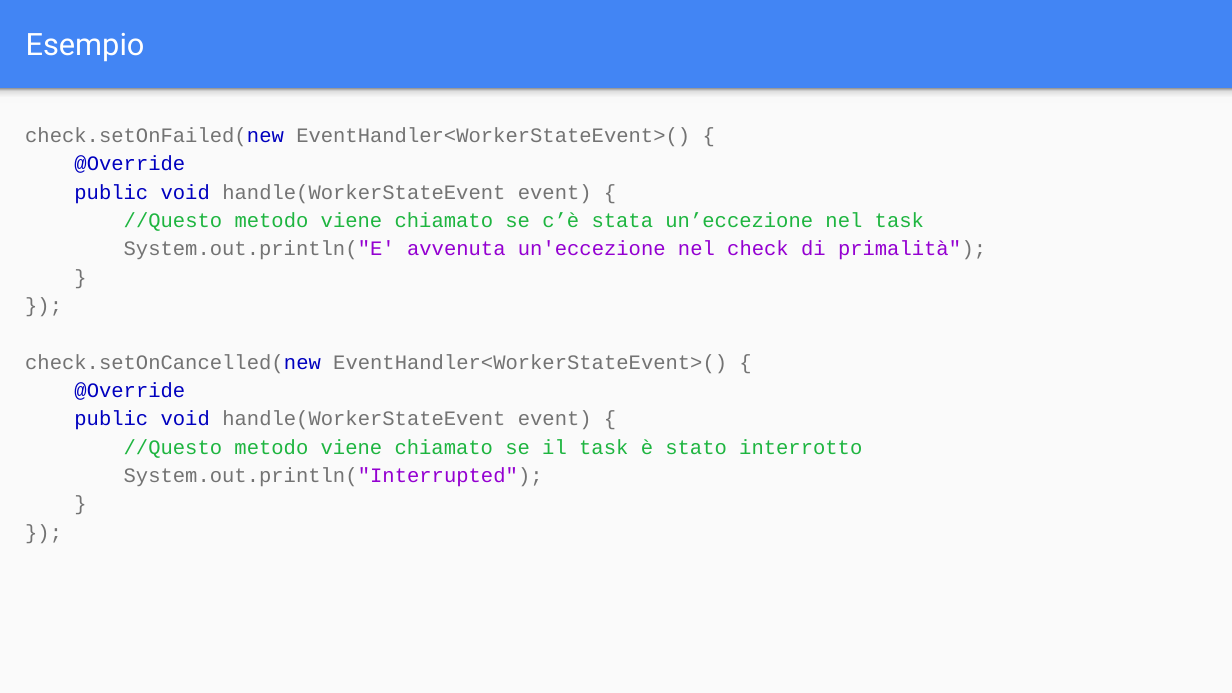
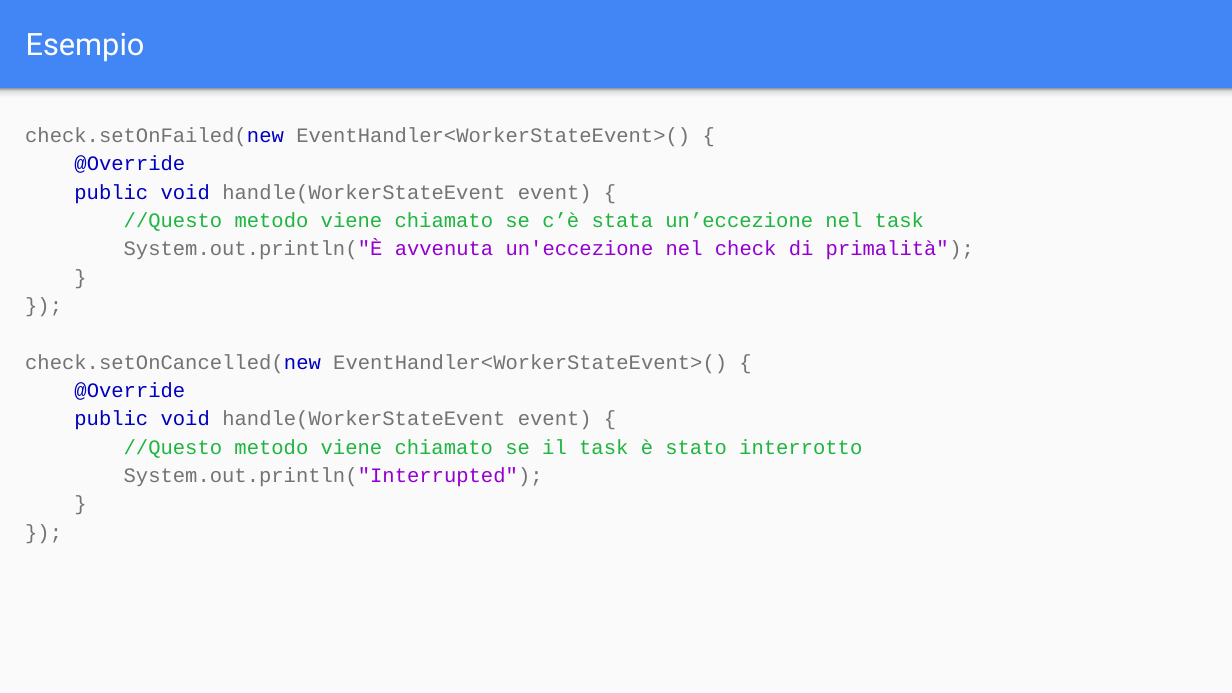
Before and after one commit to Rhaegal222/User-Interface-Design, a slide deck: slide 26 of Slides/3 - Thread e Database/01 - Thread e Database - Thread.pptx (slide 27 before the commit). Drawn at 1232x693 pixels with LibreOffice and Linux fonts; fonts in the diff are those of the drawing. Boxes give left, top, right and bottom in pixels: in the first picture for what was removed or moved away, otherwise in the second. Text is boxed around its words. In the diff, an @@ line names an element or a change of style, - is before the commit and + after.

```diff
--- a/Slides/3 - Thread e Database/01 - Thread e Database - Thread.pptx
+++ b/Slides/3 - Thread e Database/01 - Thread e Database - Thread.pptx
@@ text at (x1=124, y1=241, x2=974, y2=260): text changed @@
-System.out.println("E' avvenuta un'eccezione nel check di primalità");
+System.out.println("È avvenuta un'eccezione nel check di primalità");
```
Also in this commit, not shown: 3 other slides changed, 1 slide removed, 32 other files.
